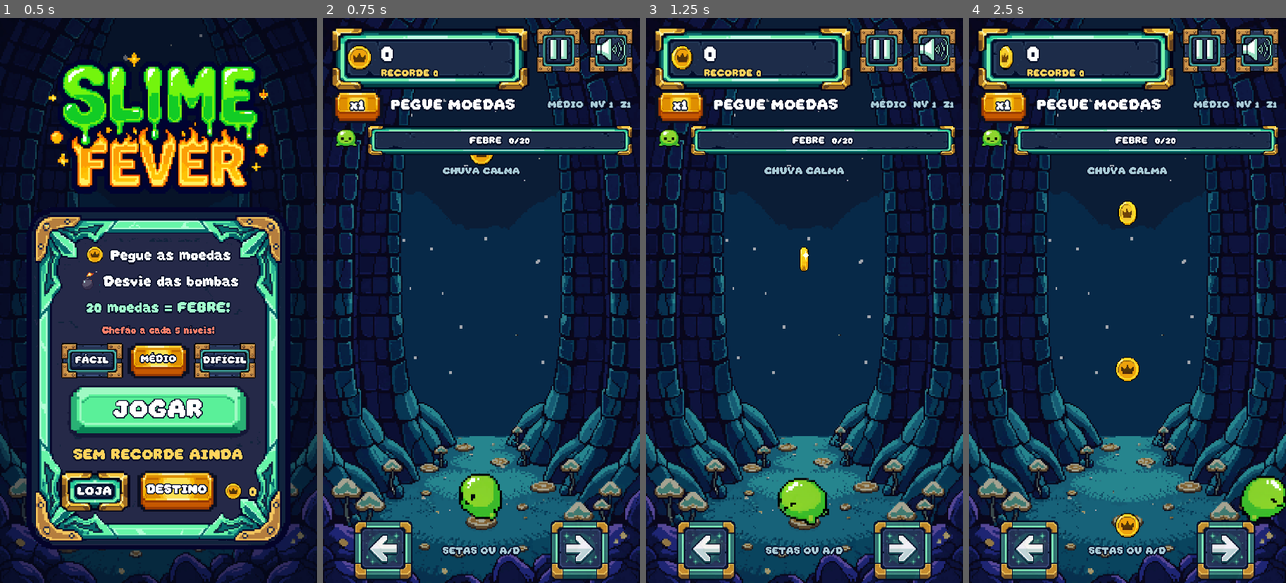
Above: before the commit, frames 1-4 (left to right).
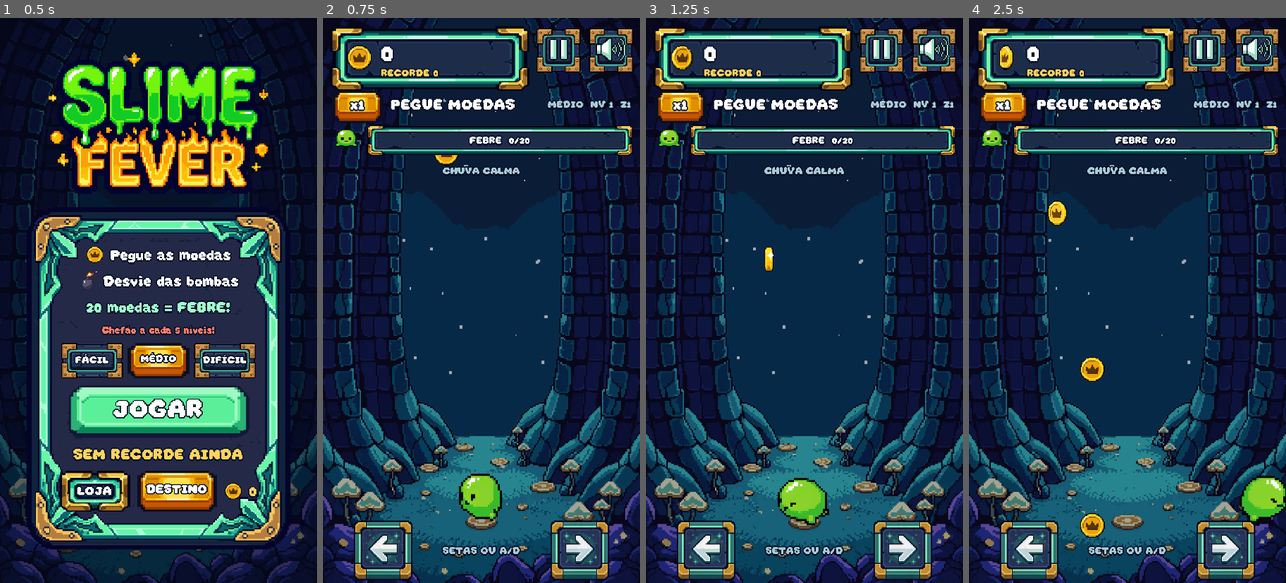
Above: after the commit, the same moments.

Repository: Blucas157/Blucas157
Game: Godot game, scene res://Assets/Cenas/main.tscn
Two runs of this game, one before a commit and one after it. Both use one fixed random seed, a clock stepped at 60 frames per second and the inputs below.
Inputs (mouse positions are in pixels of both pictures, inside the frame that each line leads up to):
- Up to frame 1 (0.5 s): no input
- Up to frame 2 (0.75 s): click "JOGAR" at 0.5 s
- Up to frame 3 (1.25 s): no input
- Up to frame 4 (2.5 s): tap Enter at 1.25 s; move the mouse to (1197, 272) at 1.27 s; hold Right (ui_right) 1.28-2 s; click (1197, 272) at 1.42 s; drag from (1064, 328) to (1263, 498) at 2.02 s

Frame 1 is identical in both runs. In frame 2, 0.2% of the frame differs, in the area x 35-54%, y 24-27%; in frame 3, 0.2%; in frame 4, 1.5%, in the area x 24-54%, y 32-92%.

Commit message:
Vary opening coins and make Hard mode genuinely hard
The calm opening pattern repeated one column; it now wanders in small
reachable steps, and a new PASSEIO random-walk pattern joins the rotation.
Modes get their own rules: Hard starts bombs at 2 s, falls 1.25x faster,
drops bombs ~1.8x as often, ramps in 45 s, drifts bombs harder, makes
power-ups rarer and bosses tougher, and pays 1.5x. The bomb audit covers
all modes and checks the opening uses many columns.

Co-Authored-By: Claude Opus 5.5 <noreply@anthropic.com>
Claude-Session: https://claude.ai/code/session_01KEKrXibY9Ro1FZaHJoap7i

Diff:
--- a/slime-fever/Assets/Scripts/GameManager.gd
+++ b/slime-fever/Assets/Scripts/GameManager.gd
@@ -12,8 +12,17 @@
 signal coin_tier_up(top_value: int)
 const MODES := ["FÁCIL", "MÉDIO", "DIFÍCIL"]
 # Per mode: starting fall speed and bomb spacing (higher = calmer).
-const MODE_SPEED := [0.88, 1.0, 1.15]
-const MODE_BOMB_GAP := [1.35, 1.0, 0.75]
+const MODE_SPEED := [0.88, 1.0, 1.25]
+const MODE_BOMB_GAP := [1.35, 1.0, 0.55]
+# Bomb-free seconds at the start, and how long the bomb rain takes to reach full strength.
+const MODE_CALM := [10.0, 8.0, 2.0]
+const MODE_RAMP := [100.0, 80.0, 45.0]
+# DIFÍCIL also drifts bombs harder, makes power-ups rarer and bosses tougher, and pays more.
+const MODE_DRIFT := [110.0, 110.0, 170.0]
+const MODE_POWERUP_GAP := [1.0, 1.0, 1.35]
+const MODE_BOSS_HP := [0, 0, 2]
+const MODE_BOSS_TIME := [45.0, 45.0, 35.0]
+const MODE_REWARD := [1.0, 1.0, 1.5]
 # Every LEVEL_POINTS the run speeds up and bombs get denser, with no level cap;
 # MAX_SPEED and MIN_BOMB_GAP keep later levels fair.
 const LEVEL_POINTS := 1000
@@ -22,7 +31,6 @@
 const MIN_BOMB_GAP := 0.5
 # A mini boss arrives every BOSS_EVERY levels. Beating it moves the run to the next zone.
 const BOSS_EVERY := 5
-const BOSS_TIME := 45.0
 const BOSSES := [
 	{"name": "TOUPEIRA BOMBARDEIRA", "art": "res://Assets/Boss/boss1.png", "ability": "revive"},
 	{"name": "GOLEM DE CRISTAL", "art": "res://Assets/Boss/boss2.png", "ability": "auto_magnet"},
@@ -197,6 +205,13 @@
 	return info.name if lap == 0 else "%s %d" % [info.name, lap + 1]
 
 ## Each zone makes coins worth more, in points and in the wallet.
+func calm_time() -> float:
+	return MODE_CALM[mode]
+
+## 0 when bombs start, 1 once the bomb rain is at full strength for this mode.
+func rain_pace() -> float:
+	return clampf((elapsed - calm_time()) / MODE_RAMP[mode], 0.0, 1.0)
+
 func zone_bonus() -> float:
 	return 1.0 + 0.5 * zone
 
@@ -205,9 +220,9 @@
 		return
 	boss_active = true
 	boss_index = zone % BOSSES.size()
-	boss_max = 4 + 2 * zone
+	boss_max = 4 + 2 * zone + MODE_BOSS_HP[mode]
 	boss_hp = boss_max
-	boss_left = BOSS_TIME
+	boss_left = MODE_BOSS_TIME[mode]
 	boss_started.emit(boss_index)
 
 ## A thrown-back bomb lands on the boss.
@@ -437,7 +452,7 @@
 
 ## Seconds between power-ups on the coin route.
 func powerup_gap(lv: int = -1) -> float:
-	return BASE_POWERUP_GAP * pow(0.96, _lv("luck", lv))
+	return BASE_POWERUP_GAP * pow(0.96, _lv("luck", lv)) * MODE_POWERUP_GAP[mode]
 
 func magnet_duration(lv: int = -1) -> float:
 	return BASE_MAGNET + 0.4 * _lv("magnet", lv)
@@ -484,7 +499,7 @@
 	return 1 if fever_count >= 3 else 0
 
 func coin_points() -> int:
-	return roundi(COIN_TOP[coin_tier()] * multiplier / 4.0 * zone_bonus() * value_bonus())
+	return roundi(COIN_TOP[coin_tier()] * multiplier / 4.0 * zone_bonus() * value_bonus() * MODE_REWARD[mode])
 
 func _process(delta: float) -> void:
 	if ended or not started:
@@ -516,6 +531,8 @@
 	var gain := (2 if double_left > 0.0 else 1) * (1 + zone)
 	if randf() < (value_bonus() - 1.0) * 0.6:
 		gain += 1
+	# DIFÍCIL pays 1.5x: the half coin is rounded by chance.
+	gain = int(gain * MODE_REWARD[mode] + randf())
 	if fever_left > 0.0 and has_ability("golden_fever"):
 		gain = roundi(gain * golden_fever_bonus())
 	earned += gain
--- a/slime-fever/Assets/Scripts/spawner.gd
+++ b/slime-fever/Assets/Scripts/spawner.gd
@@ -78,13 +78,13 @@
 	history.clear()
 
 func difficulty() -> int:
-	if GameManager.elapsed > 45.0:
+	if GameManager.elapsed > GameManager.calm_time() + 37.0:
 		return 2
-	return 1 if GameManager.elapsed > 8.0 else 0
-
-## 0 when bombs start, 1 about 80 s later.
+	return 1 if GameManager.elapsed > GameManager.calm_time() else 0
+
+## 0 when bombs start, 1 when the rain is at full strength for the mode.
 func pace() -> float:
-	return clampf((GameManager.elapsed - 8.0) / 80.0, 0.0, 1.0)
+	return GameManager.rain_pace()
 
 func build_pattern(kind: String, start_x: float) -> Array[Dictionary]:
 	var rows: Array[Dictionary] = []
@@ -103,7 +103,10 @@
 			"TROCA DE LADO":
 				desired = (180.0 if i < 3 else 900.0) if mirror > 0 else (900.0 if i < 3 else 180.0)
 			"CHUVA CALMA":
-				desired = start_x
+				# Gentle wander so the opening coins are not all in one column.
+				desired = at + rng.randi_range(-2, 2) * 60.0
+			"PASSEIO":
+				desired = at + rng.randi_range(-3, 3) * 60.0
 		at = clampf(move_toward(at, desired, 180.0), 180.0, 900.0)
 		path.append(at)
 	for i in path.size():
@@ -122,8 +125,8 @@
 
 func _plan() -> void:
 	var kind := "CHUVA CALMA"
-	if GameManager.elapsed > 8.0:
-		var options := ["ARCO", "ZIGUE-ZAGUE", "CORREDOR", "TROCA DE LADO"]
+	if GameManager.elapsed > GameManager.calm_time():
+		var options := ["ARCO", "ZIGUE-ZAGUE", "CORREDOR", "TROCA DE LADO", "PASSEIO"]
 		options.erase(last_pattern)
 		kind = options[rng.randi_range(0, options.size() - 1)]
 	# Patterns are queued ahead so bombs can see where future coins will land.
@@ -197,7 +200,8 @@
 	bomb_arrivals.assign(bomb_arrivals.filter(func(b): return b.arrive > time))
 	for attempt in 10:
 		var fall := rng.randf_range(lerpf(1.6, 1.25, p), lerpf(2.5, 1.9, p)) / speed
-		var drift := 0.0 if rng.randf() < 0.5 else rng.randf_range(-110.0, 110.0)
+		var push: float = GameManager.MODE_DRIFT[GameManager.mode]
+		var drift := 0.0 if rng.randf() < 0.5 else rng.randf_range(-push, push)
 		var land := rng.randf_range(BOMB_MIN_X, BOMB_MAX_X)
 		var start := clampf(land - drift * fall, BOMB_MIN_X, BOMB_MAX_X)
 		land = start + drift * fall
--- a/slime-fever/Tests/verify_modes.gd
+++ b/slime-fever/Tests/verify_modes.gd
@@ -60,6 +60,12 @@
 	gm.level = 200
 	check(gm.speed_scale() <= gm.MAX_SPEED, "speed cap")
 	check(gm.bomb_gap_scale() >= gm.MODE_BOMB_GAP[2] * gm.MIN_BOMB_GAP - 0.0001, "bomb density cap")
+	# DIFÍCIL has its own rules: almost no calm start, faster rain, tougher boss, better pay.
+	check(gm.MODE_CALM[2] < gm.MODE_CALM[1] and gm.MODE_RAMP[2] < gm.MODE_RAMP[1], "hard starts bombs early and ramps fast")
+	check(gm.MODE_REWARD[2] > gm.MODE_REWARD[1] and gm.MODE_BOSS_HP[2] > 0, "hard pays more and bosses are tougher")
+	gm.mode = 2
+	gm.level = 0
+	check(gm.bomb_gap_scale() <= 0.6 * gm.MODE_BOMB_GAP[1], "hard drops bombs much closer together")
 	# Records are kept per mode and survive a reload.
 	gm.reset_game()
 	gm.bests.fill(0)
--- a/slime-fever/Tests/verify_patterns_controls.gd
+++ b/slime-fever/Tests/verify_patterns_controls.gd
@@ -145,7 +145,14 @@
 	player._process(2.0)
 	Input.action_release("ui_left")
 	check(player.position.x == 80, "left boundary")
-	var pattern_names := ["ARCO", "ZIGUE-ZAGUE", "CORREDOR", "TROCA DE LADO", "CHUVA CALMA"]
+	var pattern_names := ["ARCO", "ZIGUE-ZAGUE", "CORREDOR", "TROCA DE LADO", "CHUVA CALMA", "PASSEIO"]
+	# The calm opening wanders instead of stacking every coin in one column.
+	var calm_columns := {}
+	for seed_value in 20:
+		director.rng.seed = 500 + seed_value
+		for row in director.build_pattern("CHUVA CALMA", 540.0):
+			calm_columns[int(row.coin_x)] = true
+	check(calm_columns.size() >= 6, "calm opening uses several columns (%d)" % calm_columns.size())
 	var rows_tested: int = 0
 	for seed_value in 100:
 		director.rng.seed = seed_value
@@ -197,7 +204,7 @@
 		var last_bomb_time := -9.0
 		for bomb in bombs:
 			bombs_tested += 1
-			check(bomb.time > 8.0, "first 8 s stay bomb-free")
+			check(bomb.time > gm.calm_time(), "bomb-free opening for the mode")
 			var land: float = bomb.x + bomb.drift * bomb.fall
 			var arrive: float = bomb.time + bomb.fall
 			check(land >= director.BOMB_MIN_X - 0.01 and land <= director.BOMB_MAX_X + 0.01, "bomb lands inside arena")
--- a/slime-fever/project.godot
+++ b/slime-fever/project.godot
@@ -12,7 +12,7 @@
 
 boot_splash/bg_color=Color(0.027, 0.067, 0.165, 1)
 
-config/name="Slime Fever - v0.17"
+config/name="Slime Fever - v0.18"
 run/main_scene="res://Assets/Cenas/main.tscn"
 config/use_custom_user_dir=true
 config/custom_user_dir_name="SlimeFever"
Not shown, changed: slime-fever/export_presets.cfg
Not shown, removed: releases/SlimeFever-v0.17.apk
Not shown, added: releases/SlimeFever-v0.18.apk
Not shown, removed: releases/SlimeFever-web-v0.17.zip
Not shown, added: releases/SlimeFever-web-v0.18.zip
Not shown, changed: slime-fever/LEIA-ME.md
